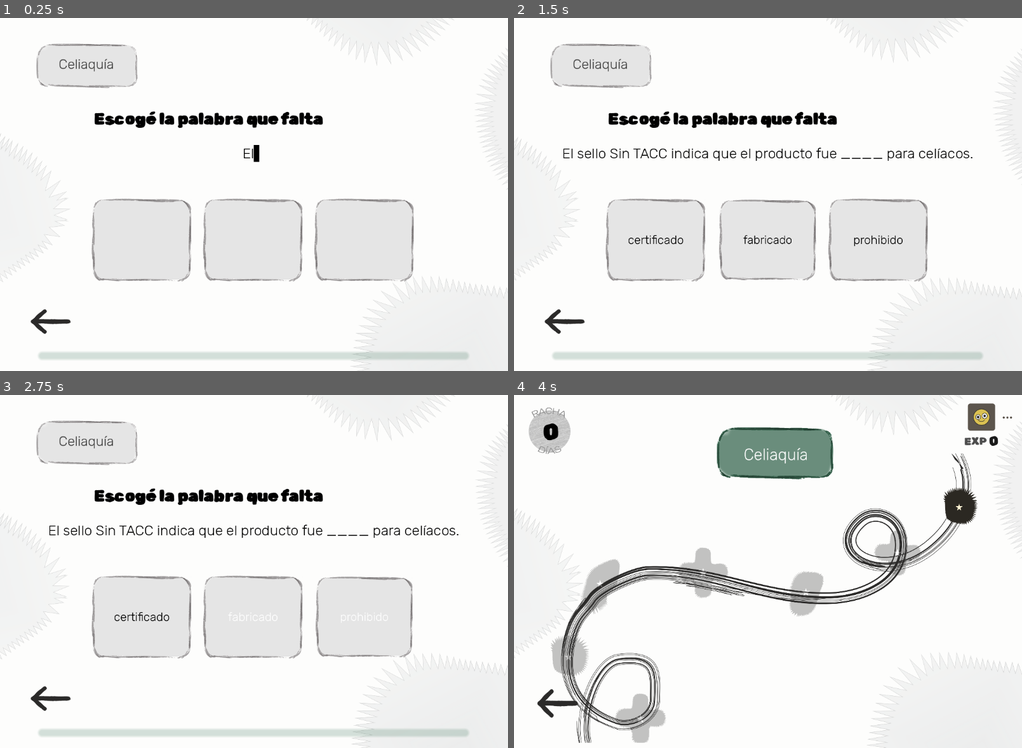
Above: before the commit, frames 1-4 (two rows, left to right).
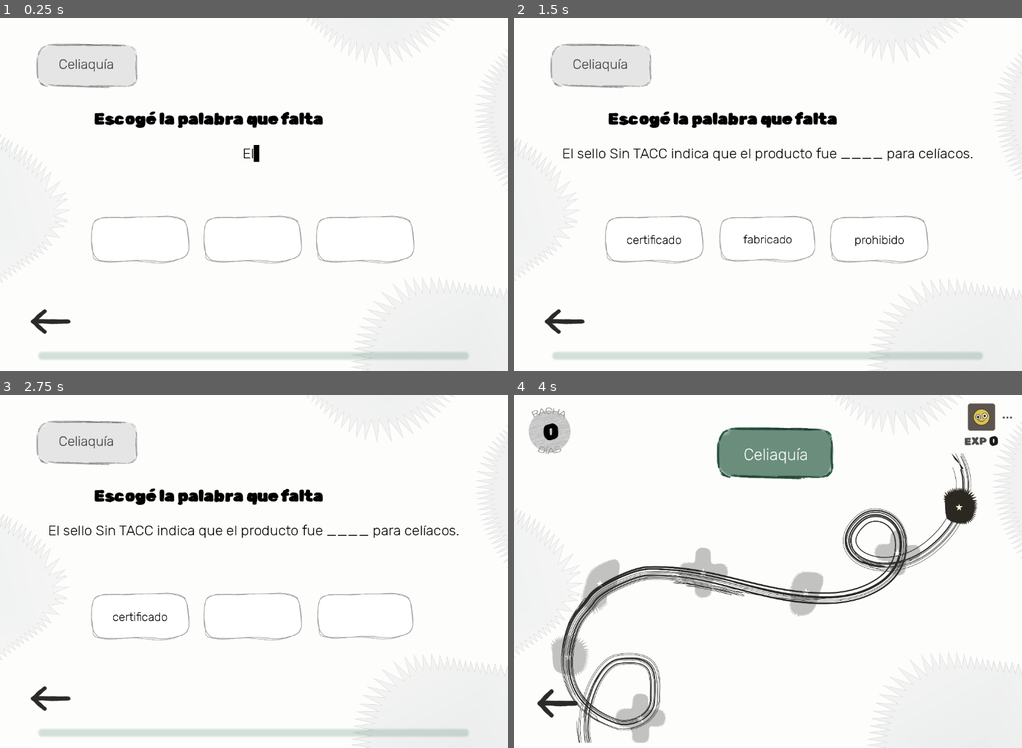
Above: after the commit, the same moments.

Repository: TTIP-e-vidente/e-vidente
Game: Godot game, scene res://completar/completar_palabra.tscn
Same seed, same stepped clock (60 frames per second), same inputs: the game is played once before the commit and once after it. This scene is started directly instead of the project's main scene. Sound files missing from this copy of the repository are replaced by a short silence.
Inputs (mouse positions are in pixels of both pictures, inside the frame that each line leads up to):
- Up to frame 1 (0.25 s): no input
- Up to frame 2 (1.5 s): click "certificado" at 0.5 s; click "fabricado" at 1.25 s
- Up to frame 3 (2.75 s): click "prohibido" at 2 s
- Up to frame 4 (4 s): click (564, 698) at 2.75 s; click (961, 507) at 3.5 s

The runs differ from the first frame. In frame 1, 8.2% of the frame differs, in the area x 0-100%, y 0-100%; in frame 2, 8.0%; in frame 3, 7.9%; in frame 4, nothing differs.

Commit message:
Cambio en completar palabra
Cambio de sprites

Diff:
--- a/project/completar/completar_palabra.tscn
+++ b/project/completar/completar_palabra.tscn
@@ -8,7 +8,7 @@
 [ext_resource type="PackedScene" uid="uid://brkr6l6bnonfs" path="res://interface/Progress_Bar.tscn" id="5_tin7n"]
 [ext_resource type="Texture2D" uid="uid://75gl1m4qqp3h" path="res://assets-sistema/interfaz/flecha-ir-para-atras-historias.png" id="6_k2voh"]
 [ext_resource type="Texture2D" uid="uid://ck1nm7jnsqs30" path="res://assets-sistema/interfaz/pregunta-2.png" id="6_tin7n"]
-[ext_resource type="Texture2D" uid="uid://dp7775b6hk210" path="res://assets-sistema/interfaz/cuadrado-6x8_1.png" id="7_tin7n"]
+[ext_resource type="Texture2D" uid="uid://btbwctpr4ybmo" path="res://assets-sistema/interfaz/cuadrado-8x2-blanco.png" id="7_tin7n"]
 [ext_resource type="PackedScene" path="res://interface/components/ContinuarJuego/ContinuarJuego.tscn" id="10_yqu7m"]
 
 [sub_resource type="StyleBoxTexture" id="StyleBoxTexture_wpoht"]
@@ -31,9 +31,7 @@
 [node name="FondoFicha" parent="Control" unique_id=1853669144 instance=ExtResource("1_ymp6c")]
 layout_mode = 0
 offset_left = -4.0
-offset_top = -2.0
 offset_right = 1149.0
-offset_bottom = 797.0
 
 [node name="TituloNivel" parent="Control" unique_id=553521577 instance=ExtResource("2_ffl8v")]
 position = Vector2(197.00002, 107.00001)
@@ -104,6 +102,7 @@
 offset_bottom = -80.0
 grow_horizontal = 2
 grow_vertical = 2
+scale = Vector2(0.9866233, 1)
 theme_override_colors/font_color = Color(0, 0, 0, 1)
 theme_override_fonts/font = ExtResource("4_rmwwa")
 theme_override_font_sizes/font_size = 60
Binary file added: project/assets-sistema/mapa/punto-mapa-1.png
Binary file added: project/assets-sistema/mapa/punto-mapa-2.png
Binary file added: project/assets-sistema/mapa/punto-mapa-3.png
